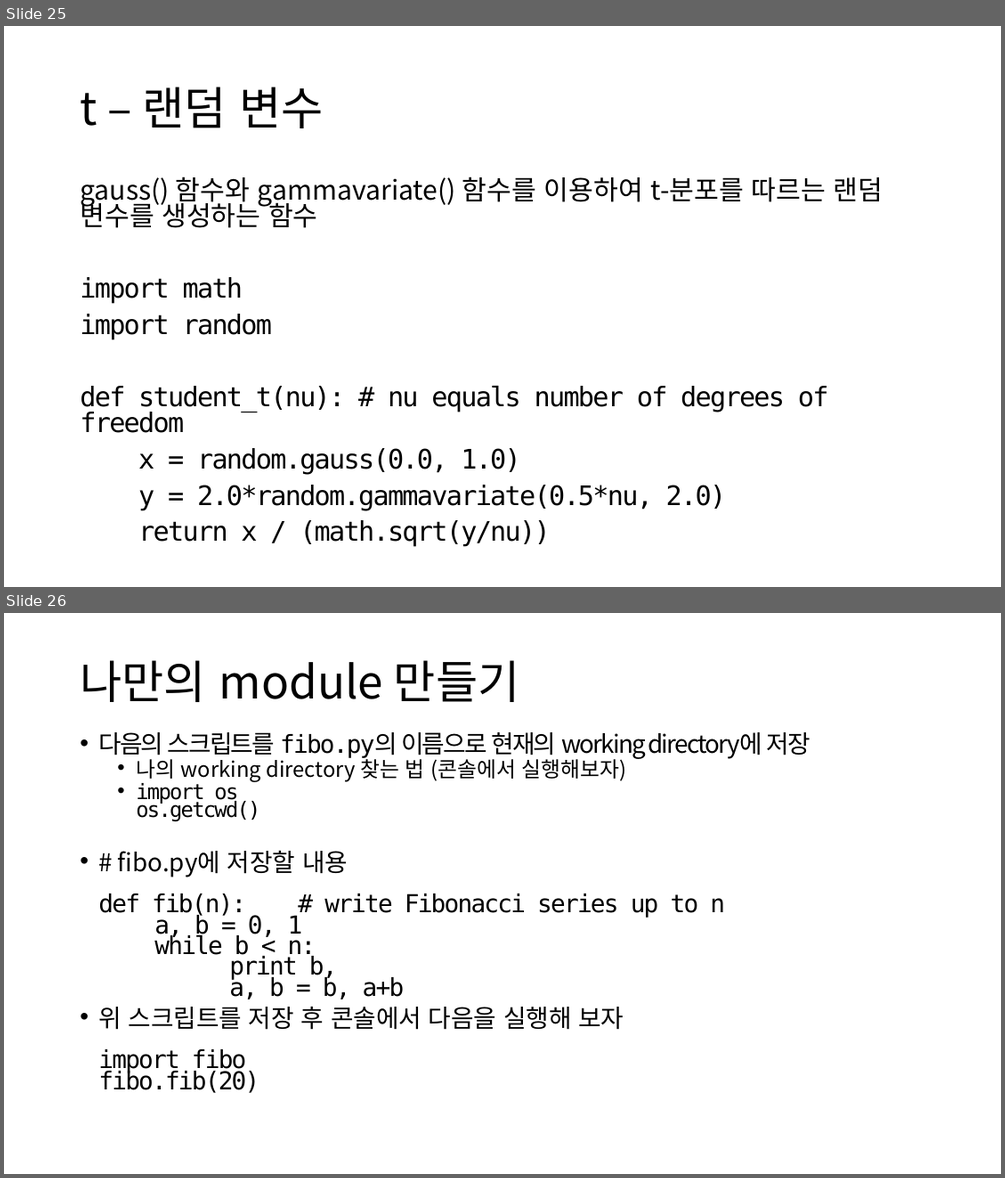
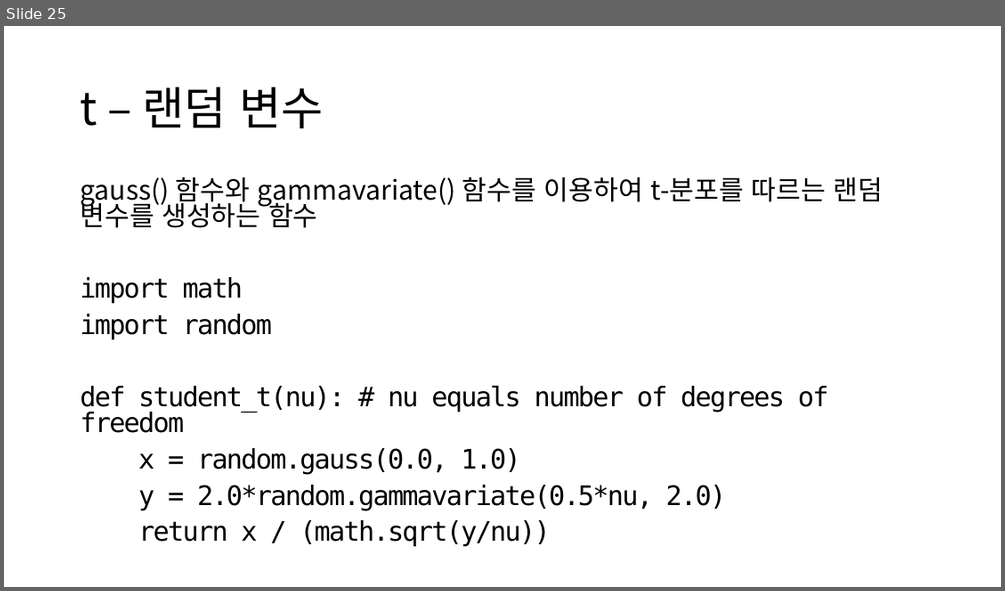
Before and after one commit to ksublee/SPuP, a slide deck: ppt/Python_4_함수.pptx. Shown one above the other, each under a label of ours: slides 25 and 26 before the commit, slide 25 after it. The pictures are 1005x1178 and 1005x591 pixels, drawn with LibreOffice and Linux fonts; fonts in the diff are those of the drawing. Boxes give left, top, right and bottom in pixels: in the first picture for what was removed or moved away, otherwise in the second. Text is boxed around its words. In the diff, an @@ line names an element or a change of style, - is before the commit and + after.

```diff
--- a/ppt/Python_4_함수.pptx
+++ b/ppt/Python_4_함수.pptx
@@ slide 26 removed at [4, 613, 1001, 1174], background #FFFFFF @@
@@ title removed at [80, 660, 520, 702] @@
-나만의 module 만들기
@@ text removed at [98, 732, 810, 1093] @@
-• 다음의 스크립트를 fibo.py의 이름으로 현재의 working directory에 저장
-  • 나의 working directory 찾는 법 (콘솔에서 실행해보자)
-  • import os
-    os.getcwd()
-• # fibo.py에 저장할 내용
-  def fib(n): # write Fibonacci series up to n
-  a, b = 0, 1
-  while b < n:
-  print b,
-  a, b = b, a+b
-• 위 스크립트를 저장 후 콘솔에서 다음을 실행해 보자
-  import fibo
-  fibo.fib(20)
```
Also in this commit, not shown: 5 slides changed, 9 other files.
